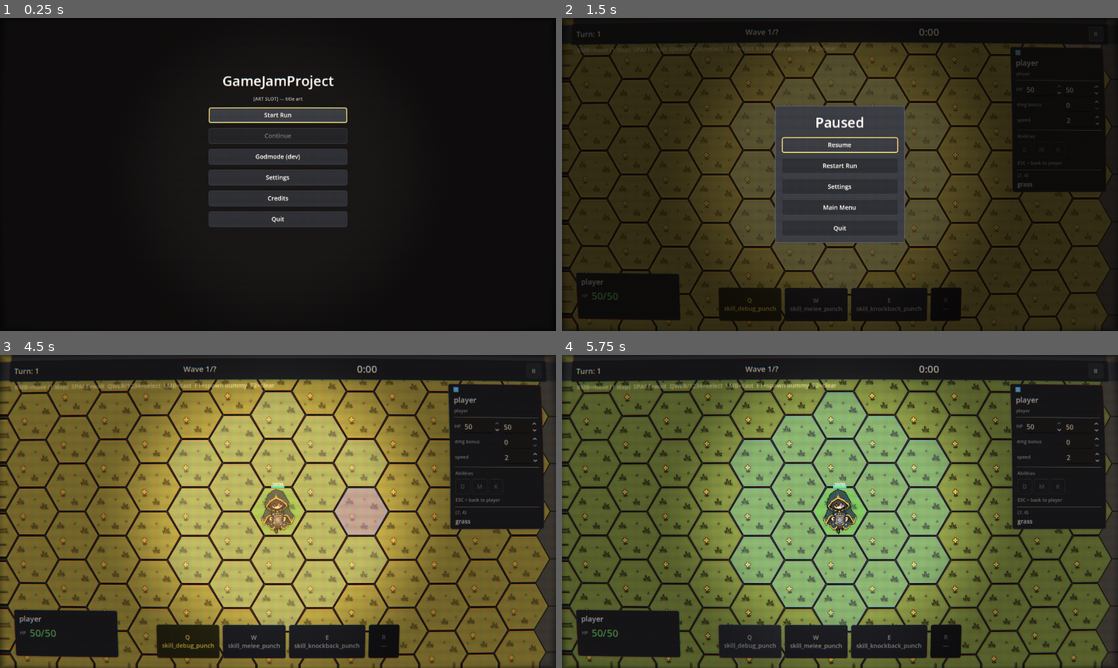
Above: before the commit, frames 1-4 (two rows, left to right).
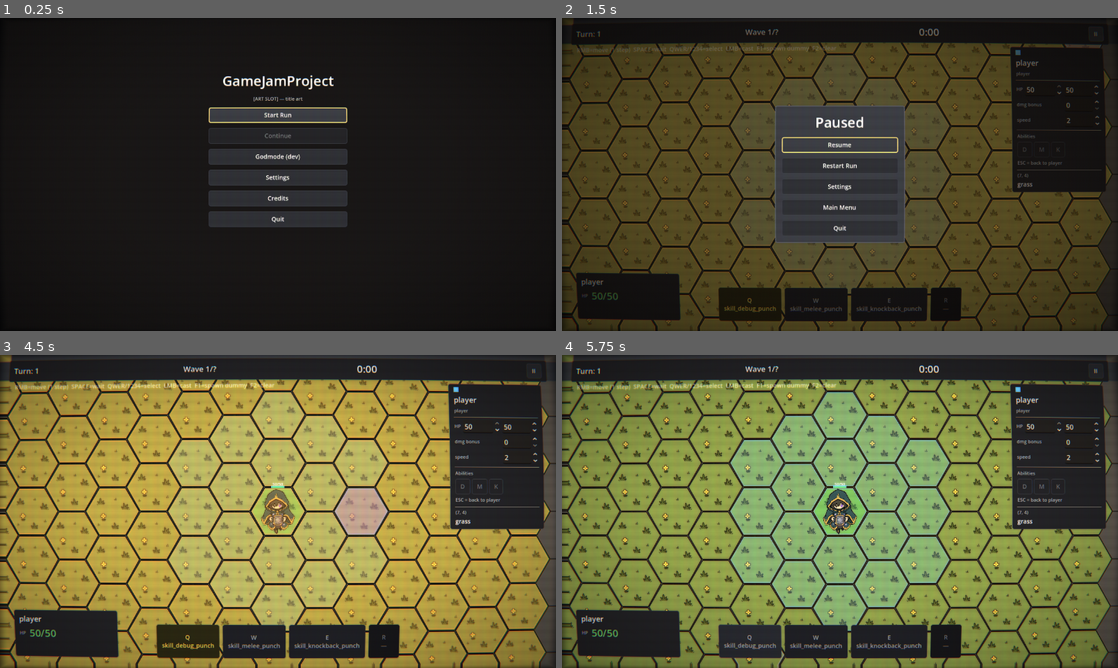
Above: after the commit, the same moments.

Repository: TortikP/GameJamProject
Game: Godot game, scene res://scenes/main_menu.tscn
The game is run twice, just before and just after one commit, with the same random seed, the same clock (stepped at 60 frames per second) and the same inputs.
Inputs:
- Up to frame 1 (0.25 s): no input
- Up to frame 2 (1.5 s): click "Start Run" at 0.5 s; click "II" at 1.25 s
- Up to frame 3 (4.5 s): click "Restart Run" at 2 s; click "Restart Run" at 2.75 s; click "Restart Run" at 3.5 s; click "Restart" at 4.25 s
- Up to frame 4 (5.75 s): click "Q skill_debug_punch" at 5 s

The runs differ from the first frame. In frame 2, 19% of the frame differs, in the area x 0-99%, y 3-99%; in frame 3, 43%, in the area x 0-100%, y 3-100%; in frame 4, 39%.

Commit message:
feat(crt): vignette as horizontal oval matching 16:9, not physical circle
v2 aspect-corrected the vignette to a physical-pixel circle, but the rendered
result was a vertical oval — opposite of the natural CRT bright-spot shape.

Reverted to UV-space length: on a 16:9 screen, a UV-circle renders as a
horizontal ellipse following the resolution aspect (640px horizontal vs
360px vertical at length=0.5 from center). Bright phosphor zone now
follows the rectangle of the screen as Andrey asked in screenshot #2.

Tuned smoothstep thresholds 0.25..0.85 to compensate for the curve change.

Diff:
--- a/scripts/presentation/crt/crt.gdshader
+++ b/scripts/presentation/crt/crt.gdshader
@@ -126,12 +126,14 @@
 	// blacks read as "tube glow", not "void".
 	col += phosphor_glow * screen_mask;
 
-	// Aspect-correct vignette. SCREEN_PIXEL_SIZE.y/x = aspect ratio (e.g. 16/9).
-	// Without this, the radial gradient is squashed vertically on widescreen
-	// and corners look uneven.
-	vec2 vc = from_center;
-	vc.x *= SCREEN_PIXEL_SIZE.y / SCREEN_PIXEL_SIZE.x;
-	float vig = 1.0 - vignette_strength * smoothstep(0.45, 0.95, length(vc) * 1.6);
+	// Vignette in UV space — `length(from_center)` directly. On a 16:9 screen
+	// the equipotential is a UV-circle, which RENDERS as a horizontal ellipse
+	// matching the resolution aspect (640 px hor vs 360 px vert from center
+	// at length=0.5). This is the natural "TV bright spot" shape — fades
+	// faster vertically than horizontally on widescreen, exactly what we want.
+	// Earlier aspect-correction made it a physical-pixel circle (vertical
+	// oval), which felt squashed.
+	float vig = 1.0 - vignette_strength * smoothstep(0.25, 0.85, length(from_center));
 	col *= vig;
 
 	// Recover brightness lost to the multiplicative chain above.
Not shown, changed: specs/010-crt-postfx/tasks.md
